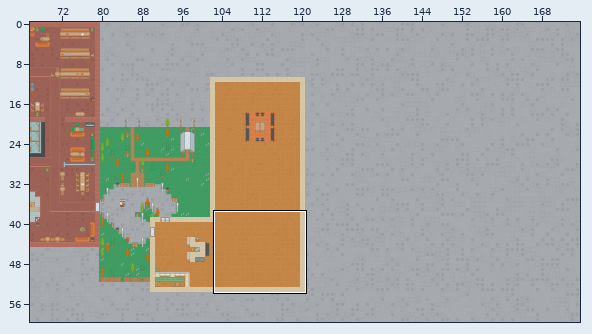
Two states of a Tiled map, app/assets/MapLib.tmx. Above, an overview of the earlier version with the close-up marked.
Close-up. Earlier state:
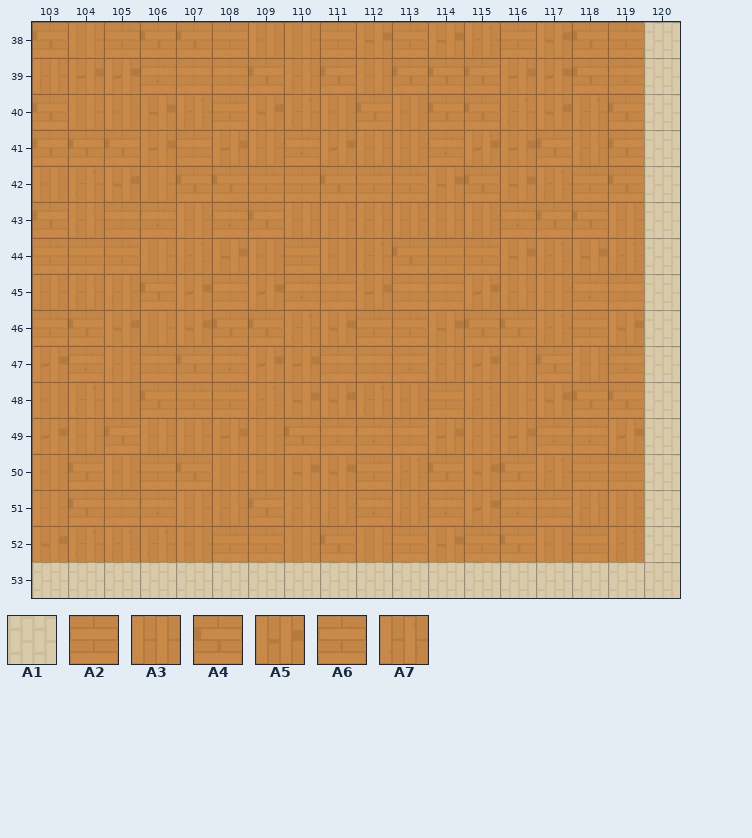
Cells are 64x64 px. Shown: x 103..120, y 38..53. The commit also changed other parts of the map, which this record leaves out.
Key: from "City": A1 744; from "Shooter": A2 41, A3 42, A4 43, A5 44, A6 45, A7 46.
__ is an empty cell.
Layers that did not change in this view are not listed.
Layer "Ground" before, first column x 103:
38 A4 A3 A6 A4 A4 A2 A3 A3 A2 A5 A6 A5 A7 A6 A5 A4 A6 A1
39 A7 A5 A5 A6 A2 A2 A4 A7 A4 A3 A4 A4 A4 A5 A5 A4 A6 A1
40 A4 A3 A3 A5 A7 A6 A5 A7 A3 A4 A3 A4 A4 A7 A5 A7 A4 A1
41 A4 A4 A4 A5 A2 A5 A3 A6 A5 A3 A3 A6 A5 A5 A4 A7 A4 A1
42 A3 A7 A5 A3 A4 A4 A6 A2 A4 A6 A6 A5 A4 A5 A7 A6 A4 A1
43 A4 A7 A2 A6 A3 A6 A4 A3 A3 A7 A3 A3 A3 A6 A4 A4 A3 A1
44 A6 A2 A6 A3 A7 A5 A3 A2 A3 A7 A4 A2 A6 A5 A7 A5 A7 A1
45 A3 A7 A7 A4 A5 A2 A5 A6 A2 A5 A2 A2 A5 A7 A3 A6 A2 A1
46 A6 A4 A5 A3 A5 A4 A4 A7 A5 A6 A6 A5 A4 A4 A7 A2 A5 A1
47 A5 A6 A7 A2 A4 A6 A5 A5 A2 A2 A6 A7 A5 A3 A4 A3 A6 A1
48 A3 A7 A3 A4 A6 A6 A7 A5 A5 A7 A3 A2 A7 A3 A5 A4 A4 A1
49 A5 A3 A4 A3 A3 A5 A3 A4 A6 A6 A2 A5 A7 A5 A6 A6 A5 A1
50 A3 A4 A3 A2 A4 A3 A3 A5 A5 A6 A7 A4 A5 A4 A7 A2 A2 A1
51 A3 A4 A2 A6 A3 A7 A4 A7 A7 A6 A7 A6 A5 A6 A2 A7 A3 A1
52 A5 A7 A7 A7 A3 A6 A6 A3 A4 A3 A2 A5 A6 A4 A3 A2 A7 A1
53 A1 A1 A1 A1 A1 A1 A1 A1 A1 A1 A1 A1 A1 A1 A1 A1 A1 A1
And afterwards:
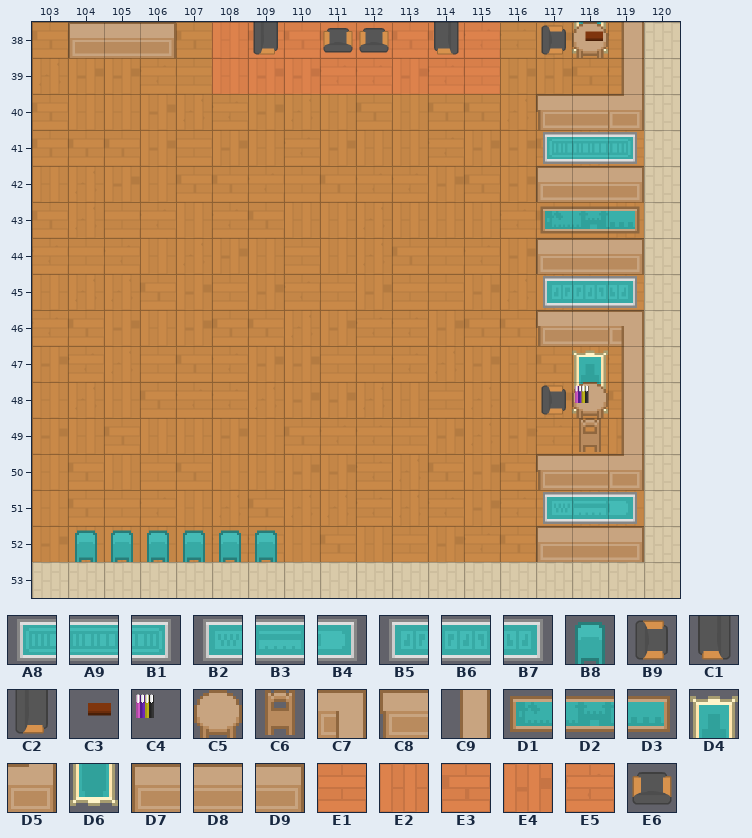
Further tiles: from "City": A8 182, A9 183, B1 184, B2 219, B3 220, B4 221, B5 256, B6 257, B7 258, B8 567; from "Custom": B9 9, C1 27, C2 28, C3 49, C4 54; from "Indoor": C5 7, C6 157, C7 351, C8 352, C9 377, D1 380, D2 381, D3 382, D4 411, D5 429, D6 437, D7 451, D8 452, D9 453; from "Shooter": E1 68, E2 69, E3 70, E4 71, E5 72, E6 504.
Diff:
Layer "Ground":
y 38: x 108..115 A2 A3 A3 A2 A5 A6 A5 A7 -> E2 E3 E3 E3 E3 E3 E3 E5
y 39: x 108..115 A2 A4 A7 A4 A3 A4 A4 A4 -> E2 E4 E4 E5 E5 E4 E5 E1
Layer "Environment":
y 52: x 104..109 __ __ __ __ __ __ -> B8 B8 B8 B8 B8 B8
Layer "Carpet":
y 38: x 118 __ -> D6
y 41: x 117..119 __ __ __ -> A8 A9 B1
y 43: x 117..119 __ __ __ -> D1 D2 D3
y 45: x 117..119 __ __ __ -> B5 B6 B7
y 47: x 118 __ -> D4
y 48: x 118 __ -> D6
y 51: x 117..119 __ __ __ -> B2 B3 B4
Layer "Tables":
y 38: x 104..106 __ __ __ -> D7 D8 D9; x 109 __ -> C2; x 111..112 __ __ -> E6 E6; x 114 __ -> C1; x 117..119 __ __ __ -> B9 C5 C9
y 39: x 119 __ -> C9
y 40: x 117..119 __ __ __ -> C8 D8 D5
y 42: x 117..119 __ __ __ -> D7 D8 D9
y 44: x 117..119 __ __ __ -> D7 D8 D9
y 46: x 117..119 __ __ __ -> C8 D8 C7
y 47: x 119 __ -> C9
y 48: x 117..119 __ __ __ -> B9 C5 C9
y 49: x 118..119 __ __ -> C6 C9
y 50: x 117..119 __ __ __ -> C8 D8 D5
y 52: x 117..119 __ __ __ -> D7 D8 D9
Layer "Ontop":
y 38: x 118 __ -> C3
y 48: x 118 __ -> C4
Pixel boxes of the changes (left, top, right, bottom) in both close-ups:
added: (68, 22, 176, 58)
changed: (212, 22, 500, 94)
added: (536, 22, 644, 562)
added: (75, 530, 277, 562)
